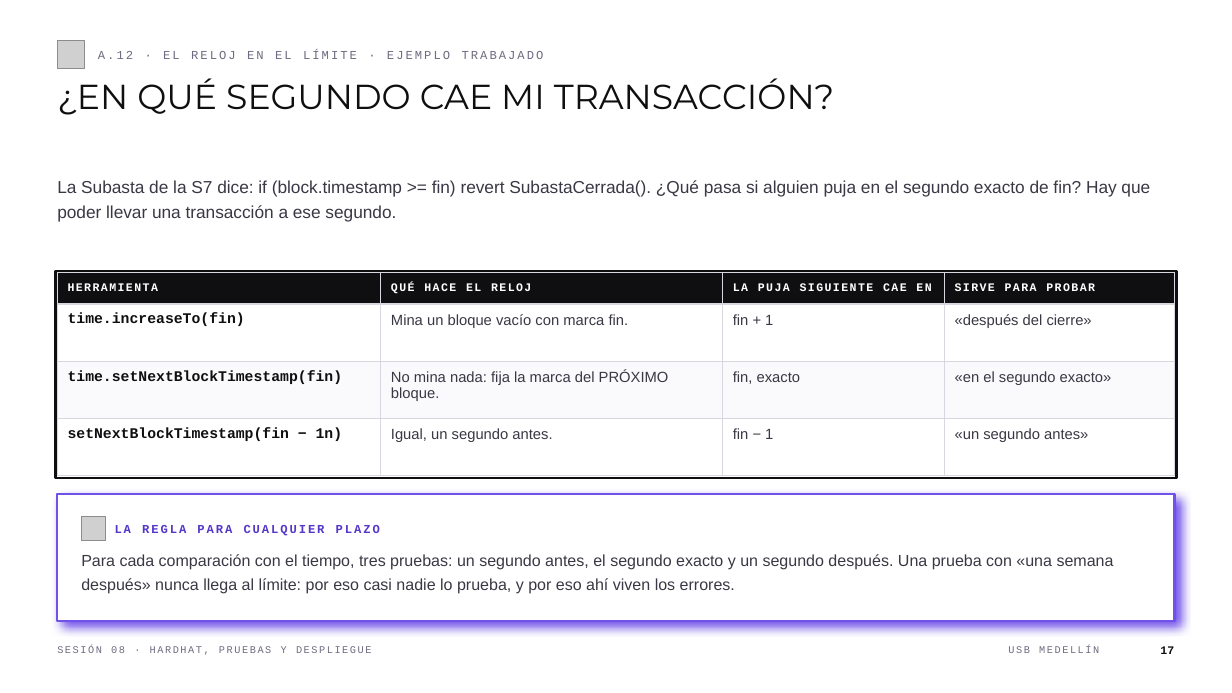
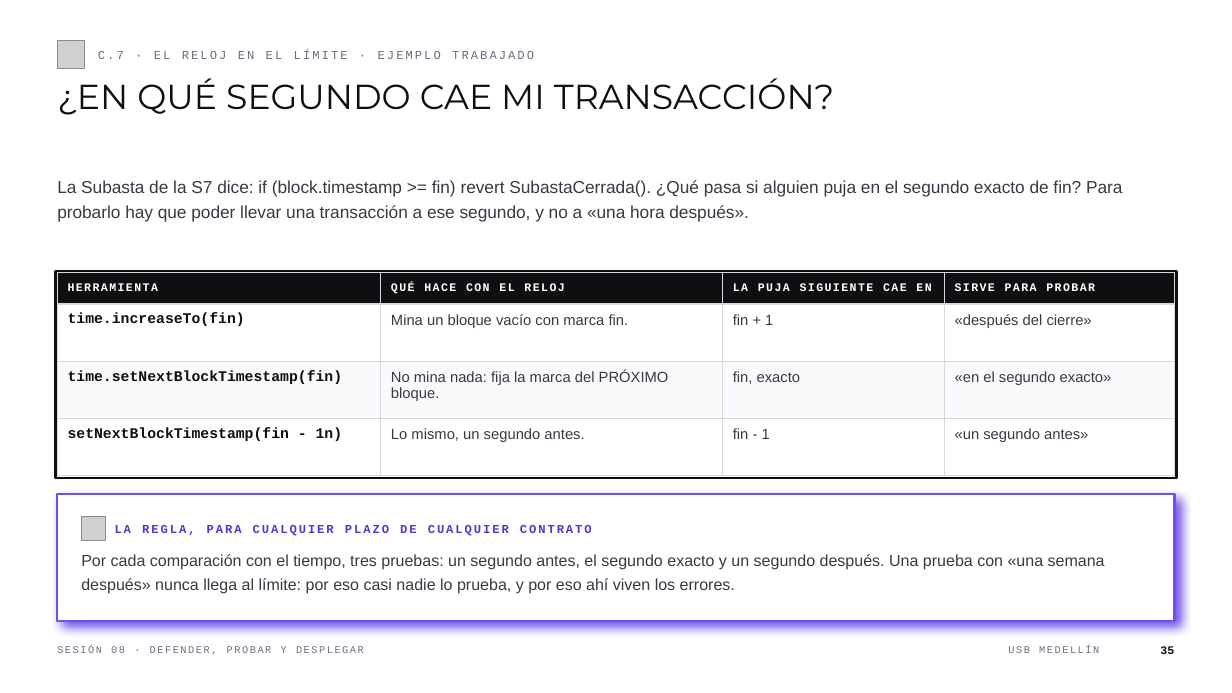
Before and after one commit to andresdapena81/curso-blockchain-web3-usb, a slide deck: slide 35 of material/Sesion-08-Blockchain-Web3.pptx (slide 17 before the commit). Drawn at 1232x693 pixels with LibreOffice and Linux fonts; fonts in the diff are those of the drawing; grey boxes stand for pictures. Boxes give left, top, right and bottom in pixels: in the first picture for what was removed or moved away, otherwise in the second. Text is boxed around its words. In the diff, an @@ line names an element or a change of style, - is before the commit and + after.

```diff
--- a/material/Sesion-08-Blockchain-Web3.pptx
+++ b/material/Sesion-08-Blockchain-Web3.pptx
@@ text at (98, 50, 534, 59): text changed @@
-A.12 · EL RELOJ EN EL LÍMITE · EJEMPLO TRABAJADO
+C.7 · EL RELOJ EN EL LÍMITE · EJEMPLO TRABAJADO
@@ text at (57, 180, 1122, 222): text changed @@
-La Subasta de la S7 dice: if (block.timestamp >= fin) revert SubastaCerrada(). ¿Qué pasa si alguien puja en el segundo exacto de fin? Hay que poder llevar una transacción a ese segundo.
+La Subasta de la S7 dice: if (block.timestamp >= fin) revert SubastaCerrada(). ¿Qué pasa si alguien puja en el segundo exacto de fin? Para probarlo hay que poder llevar una transacción a ese segundo, y no a «una hora después».
@@ table at (57, 273, 1175, 446) @@
-row 1, column 2: QUÉ HACE EL RELOJ
+row 1, column 2: QUÉ HACE CON EL RELOJ
-row 4: setNextBlockTimestamp(fin − 1n) | Igual, un segundo antes. | fin − 1 | «un segundo antes»
+row 4: setNextBlockTimestamp(fin - 1n) | Lo mismo, un segundo antes. | fin - 1 | «un segundo antes»
@@ text at (115, 525, 592, 536): text changed @@
-LA REGLA PARA CUALQUIER PLAZO
+LA REGLA, PARA CUALQUIER PLAZO DE CUALQUIER CONTRATO
@@ text at (81, 554, 1105, 594): text changed @@
-Para cada comparación con el tiempo, tres pruebas: un segundo antes, el segundo exacto y un segundo después. Una prueba con «una semana después» nunca llega al límite: por eso casi nadie lo prueba, y por eso ahí viven los errores.
+Por cada comparación con el tiempo, tres pruebas: un segundo antes, el segundo exacto y un segundo después. Una prueba con «una semana después» nunca llega al límite: por eso casi nadie lo prueba, y por eso ahí viven los errores.
@@ text at (57, 646, 364, 655): text changed @@
-SESIÓN 08 · HARDHAT, PRUEBAS Y DESPLIEGUE
+SESIÓN 08 · DEFENDER, PROBAR Y DESPLEGAR
@@ text at (1160, 646, 1174, 654): text changed @@
-17
+35
```
Also in this commit, not shown: 29 other slides changed, 27 slides added, 13 slides removed, 2 other files.
